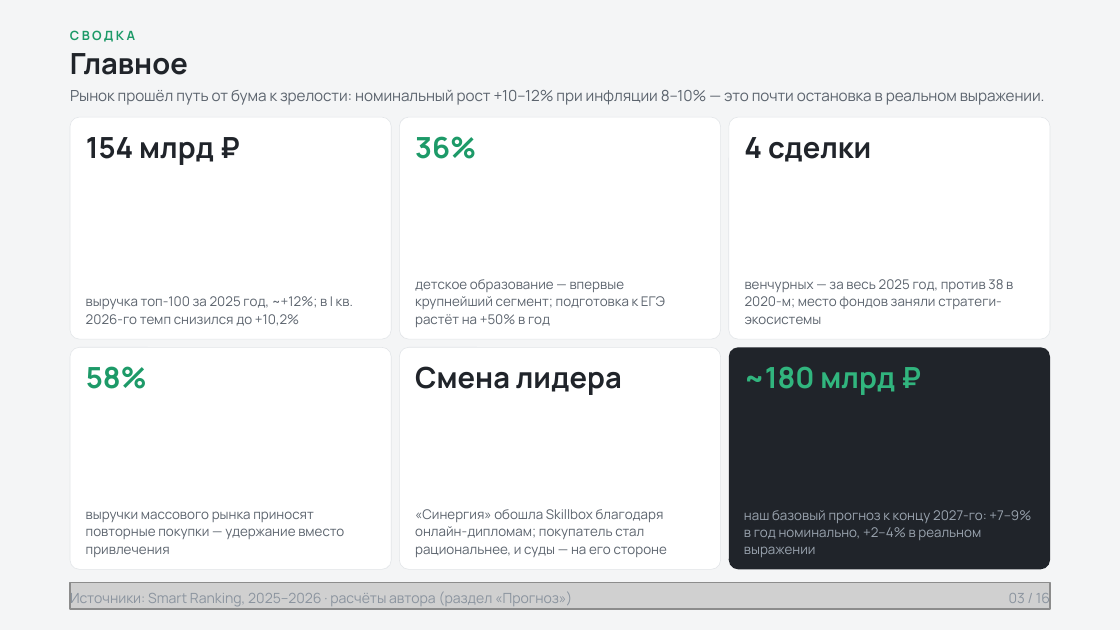
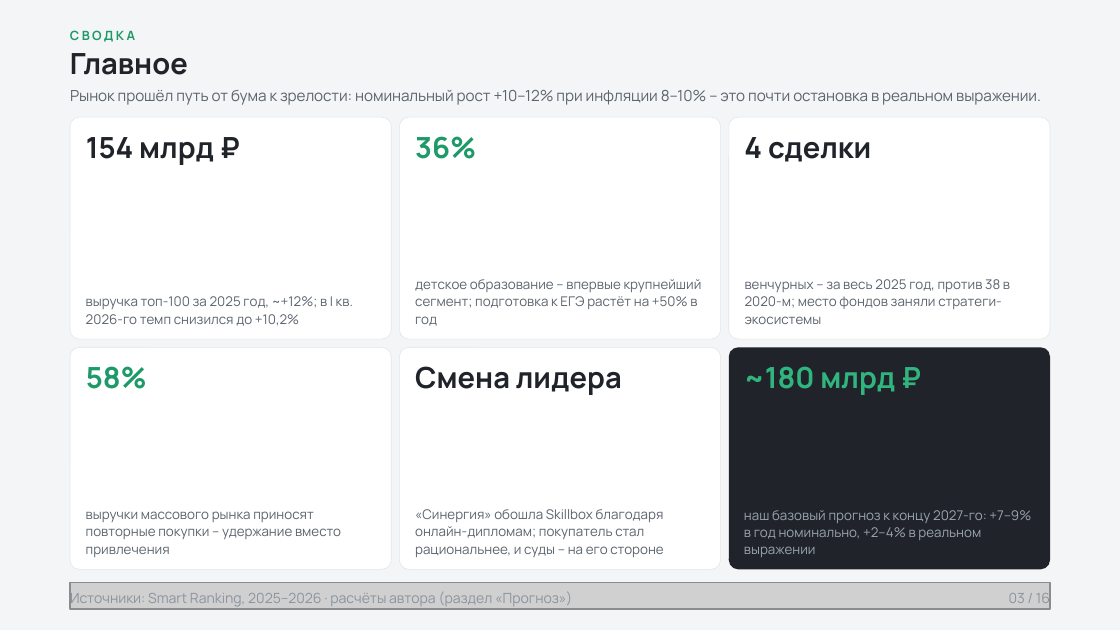
Before and after one commit to Alastor1991/freelance-portfolio, a slide deck: slide 3 of projects/05-online-obrazovanie/source/presentation-show.pptx. Drawn at 1120x630 pixels with LibreOffice and Linux fonts; fonts in the diff are those of the drawing; grey boxes stand for pictures. Boxes give left, top, right and bottom in pixels: in the first picture for what was removed or moved away, otherwise in the second. Text is boxed around its words. In the diff, an @@ line names an element or a change of style, - is before the commit and + after.

```diff
--- a/projects/05-online-obrazovanie/source/presentation-show.pptx
+++ b/projects/05-online-obrazovanie/source/presentation-show.pptx
@@ text at (70,90,1041,105): text changed @@
-Рынок прошёл путь от бума к зрелости: номинальный рост +10–12% при инфляции 8–10% — это почти остановка в реальном выражении.
+Рынок прошёл путь от бума к зрелости: номинальный рост +10–12% при инфляции 8–10% – это почти остановка в реальном выражении.
@@ text at (415,279,702,326): text changed @@
-детское образование — впервые крупнейший сегмент; подготовка к ЕГЭ растёт на +50% в год
+детское образование – впервые крупнейший сегмент; подготовка к ЕГЭ растёт на +50% в год
@@ text at (745,279,1010,324): text changed @@
-венчурных — за весь 2025 год, против 38 в 2020-м; место фондов заняли стратеги-экосистемы
+венчурных – за весь 2025 год, против 38 в 2020-м; место фондов заняли стратеги-экосистемы
@@ text at (415,509,664,557): text changed @@
-«Синергия» обошла Skillbox благодаря онлайн-дипломам; покупатель стал рациональнее, и суды — на его стороне
+«Синергия» обошла Skillbox благодаря онлайн-дипломам; покупатель стал рациональнее, и суды – на его стороне
@@ text at (86,511,341,557): text changed @@
-выручки массового рынка приносят повторные покупки — удержание вместо привлечения
+выручки массового рынка приносят повторные покупки – удержание вместо привлечения
```
Also in this commit, not shown: 17 other slides changed, 10 other files.
